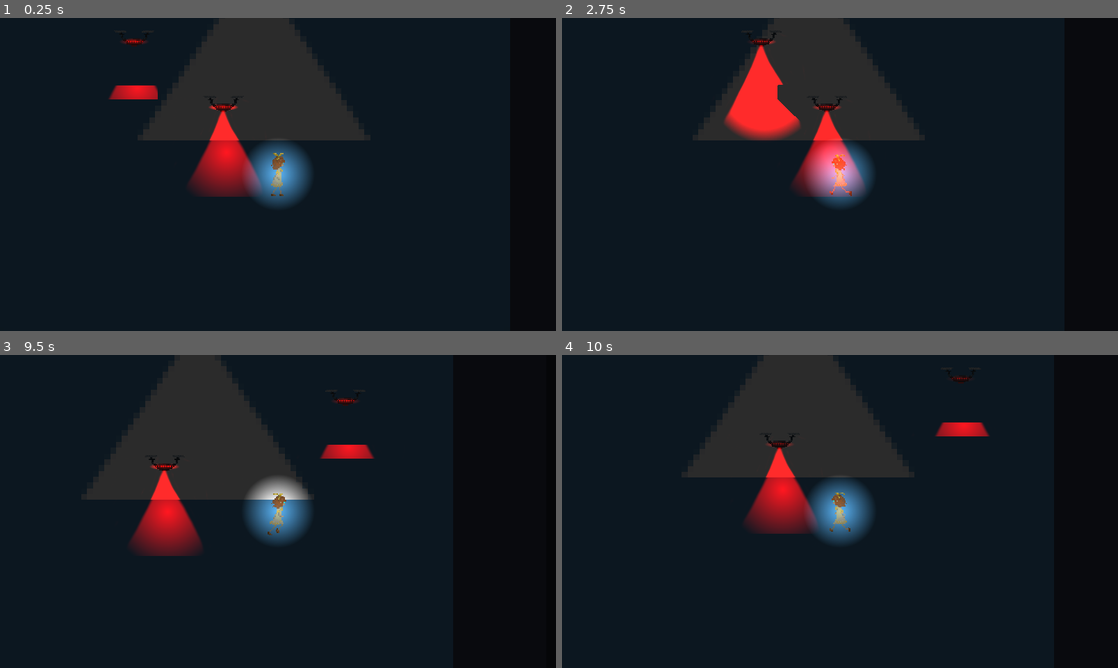
Above: before the commit, frames 1-4 (two rows, left to right).
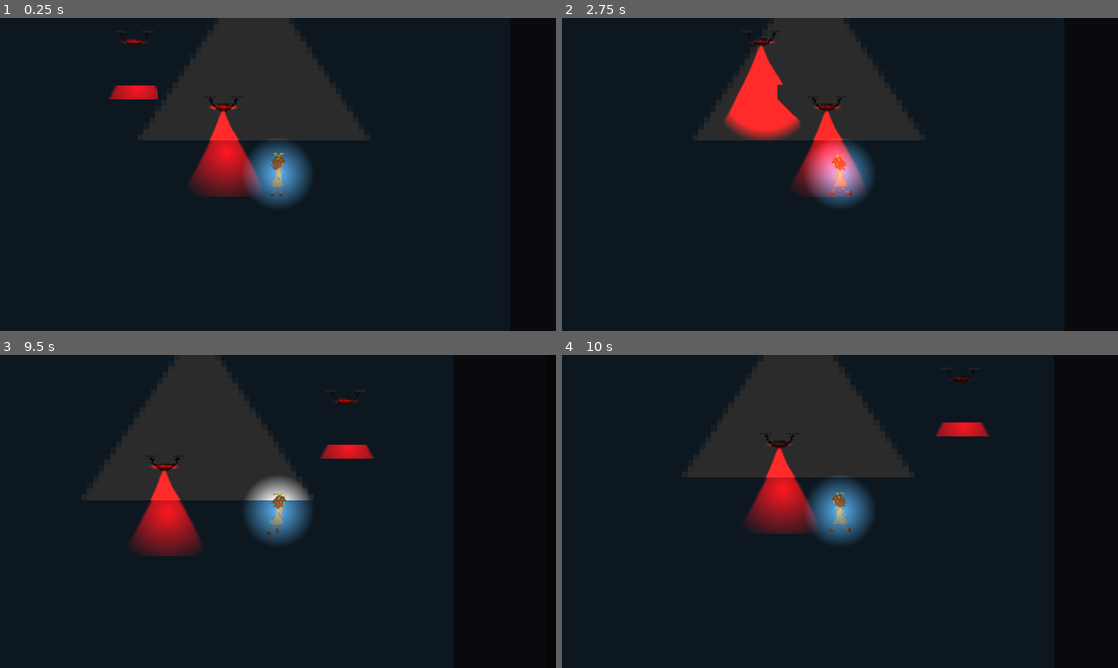
Above: after the commit, the same moments.

Repository: Punniz/Mistrust
Game: Godot game, scene res://world.tscn
Same seed, same stepped clock (60 frames per second), same inputs: the game is played once before the commit and once after it. The engine's default icon, where the game draws it, is replaced by a stand-in: a white triangle on a blue panel in a dark square.
Inputs:
- Up to frame 1 (0.25 s): no input
- Up to frame 2 (2.75 s): tap Enter at 0.5 s; hold Space (interact) 0.53-1.28 s; hold D (move_right) 0.53-2.03 s; tap W (move_up) at 0.77, 1.52 s; tap Space (interact) at 1.35 s; hold A (move_left) from 2.03 s (still down); hold Space (interact) from 2.03 s (still down)
- Up to frame 3 (9.5 s): release A (move_left) at 2.78 s; release Space (interact) at 2.78 s; hold D (move_right) 2.78-4.28 s; tap Space (interact) every 1.5 s from 2.85 to 8.85 s; tap W (move_up) at 3.02, 3.77, 4.52, 6.02, 6.77, 7.52, 9.02 s; hold Space (interact) 3.53-4.28 s; hold A (move_left) 4.28-5.03 s; hold D (move_right) 5.03-5.78 s; hold Space (interact) 5.03-5.78 s; hold A (move_left) 5.78-7.28 s; hold Space (interact) 6.53-7.28 s; hold D (move_right) from 7.28 s (still down); hold Space (interact) 8.03-8.78 s
- Up to frame 4 (10 s): release D (move_right) at 9.53 s; hold A (move_left) from 9.53 s (still down); hold Space (interact) from 9.53 s (still down); tap W (move_up) at 9.77 s

Frames 1-2 are identical in both runs. In frame 3, less than 0.1% of the frame differs, in the area x 15-57%, y 46-47%; in frame 4, less than 0.1%.

Commit message:
User no longer climbs when at the top of the ladder

Diff:
--- a/run.gd
+++ b/run.gd
@@ -6,6 +6,7 @@
 #@export var actor: Player
 @onready var sprite_node = $"../../Sprite2D"
 @onready var animation_state_machine = animation_tree.get("parameters/playback")
+@onready var ray_cast = $"../../RayCast2D"
 
 func _ready():
 	set_process(true)
@@ -18,6 +19,15 @@
 	pass
 
 func _physics_process(delta):
+
+	var is_ray_hit = ray_cast.is_colliding()
+
+	# Check for RayCast collision
+	if is_ray_hit and actor.velocity.y == 0 and actor.velocity.x == 0:
+		animation_state_machine.travel("idle")
+
+
+
 	# If climbing
 	if actor.velocity.y != 0 and actor.is_colliding_with_climbable:
 		animation_state_machine.travel("climb")
--- a/scenes/player.tscn
+++ b/scenes/player.tscn
@@ -241,6 +241,12 @@
 position = Vector2(0, -69)
 shape = SubResource("RectangleShape2D_lyur0")
 
+[node name="RayCast2D" type="RayCast2D" parent="."]
+position = Vector2(0, -7)
+scale = Vector2(11, 1)
+target_position = Vector2(0, 7)
+collide_with_areas = true
+
 [node name="AnimationPlayer" type="AnimationPlayer" parent="."]
 libraries = {
 "": SubResource("AnimationLibrary_8hnw5")
--- a/scripts/player_detector.gd
+++ b/scripts/player_detector.gd
@@ -15,7 +15,8 @@
 		if raycast.is_colliding():
 			# Player caught, need to handle GAME OVER
 			if raycast.get_collider() is Player:
-				print("Colliding with player: ", raycast.get_collider())
+				#print("Colliding with player: ", raycast.get_collider())
+				pass
 
 
 func _on_area_2d_body_entered(body: Node2D) -> void:
--- a/world.tscn
+++ b/world.tscn
@@ -34,6 +34,9 @@
 
 [sub_resource type="RectangleShape2D" id="RectangleShape2D_x14ss"]
 size = Vector2(758, 20)
+
+[sub_resource type="RectangleShape2D" id="RectangleShape2D_b57gr"]
+size = Vector2(221.5, 27)
 
 [sub_resource type="CircleShape2D" id="CircleShape2D_q8jtr"]
 radius = 91.7878
@@ -134,6 +137,12 @@
 [node name="Climbable" parent="." instance=ExtResource("2_5y4qr")]
 position = Vector2(292, 789)
 
+[node name="Area2D" type="Area2D" parent="Climbable"]
+
+[node name="CollisionShape2D" type="CollisionShape2D" parent="Climbable/Area2D"]
+position = Vector2(-0.25, -490.5)
+shape = SubResource("RectangleShape2D_b57gr")
+
 [node name="HidingSpot" type="Node2D" parent="."]
 
 [node name="Bush" type="Area2D" parent="HidingSpot"]
Not shown: 1 places in world.tscn that only renumber resources
